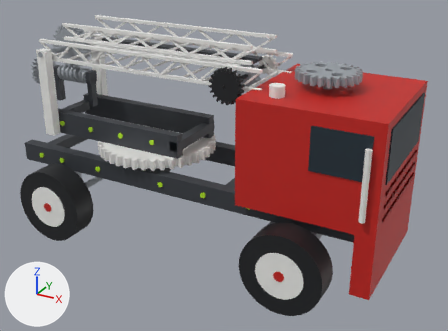
An edit to the glTF model fire-engine.glb, drawn before and after from the same camera.
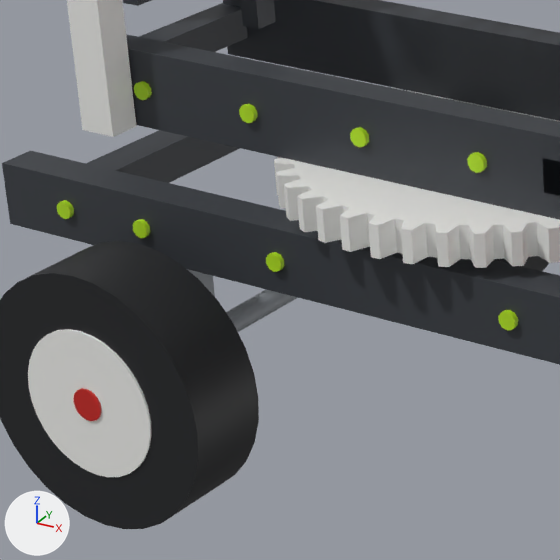
Each version is shown whole from a 50 mm lens placed at (0.1917, -0.3123, 0.2085), pointed at (0.0211, -0.0021, 0.0534), then close up on the part from 5% to 39% of the width and 30% to 75% of the height. Arrows for +X, +Y and +Z are at lower left; the lights stay in place. The older version's two pictures come first. Where no turn or scale is listed for an object, it has been applied to the vertices.
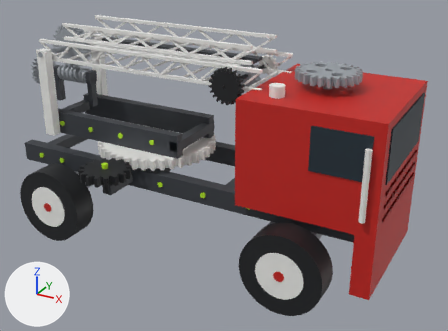
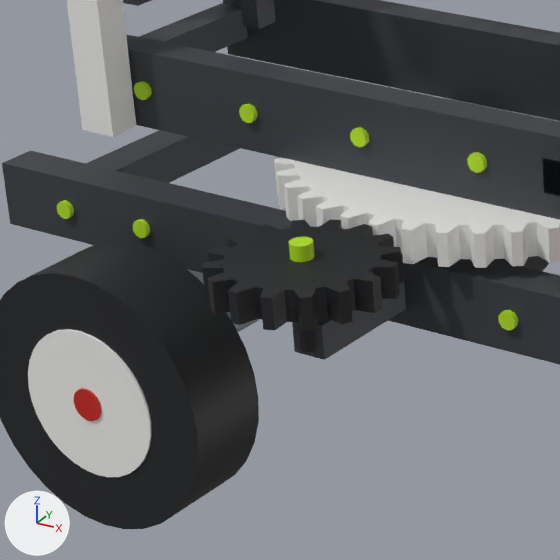
Boxes (x1, y1, x2, y2) around the edits, measured in the close-ups (560 x 560 px):
'Mesh_187', added (black): after (202, 219, 403, 330)
'Mesh_190', added: after (292, 276, 406, 360)
'Mesh_188', added (green): after (289, 237, 315, 262)
'Mesh_189', added: after (299, 326, 316, 352)
'Mesh_17', unchanged, covered by the edit: before (226, 289, 298, 332); after (226, 312, 260, 332)

The change, as a diff of the scene's bpy script:
```diff
--- a/fire-engine.glb.py
+++ b/fire-engine.glb.py
@@ mat_swivel_black @@
+mat_swivel_black = principled_material('Swivel-black')
+mat_swivel_black.base_color = (0.0123, 0.0137, 0.016)  # black #1d1f22
+mat_swivel_black.metallic = 0.05
+mat_swivel_black.roughness = 0.55
@@ mat_swivel_lime @@
+mat_swivel_lime = principled_material('Swivel-lime')
+mat_swivel_lime.base_color = (0.468, 0.791, 0.0137)  # green #b6e61f
+mat_swivel_lime.metallic = 0.05
+mat_swivel_lime.roughness = 0.55
@@ me_mesh_190 @@
+me_mesh_190.from_pydata(...)  # a box spanning x -0.003..0.003, y -0.0126..0.0126, z -0.003..0.003
+me_mesh_190.materials.append(mat_body_dark)  # dark grey #3a3e44
@@ me_mesh_189 @@
+me_mesh_189.from_pydata(...)  # 36 vertices, 64 faces; spans x -0.00142..0.00142, y -0.00142..0.00142, z -0.0066..0.0066
+me_mesh_189.materials.append(mat_swivel_black)  # black #1d1f22
@@ me_mesh_188 @@
+me_mesh_188.from_pydata(...)  # 36 vertices, 64 faces; spans x -0.00189..0.00189, y -0.00189..0.00189, z -0.003..0.003
+me_mesh_188.materials.append(mat_swivel_lime)  # green #b6e61f
@@ me_mesh_187 @@
+me_mesh_187.from_pydata(...)  # 178 vertices, 356 faces; spans x -0.0154..0.0154, y -0.0154..0.0154, z -0.0027..0.0027
+me_mesh_187.materials.append(mat_swivel_black)  # black #1d1f22
@@ ob_mesh_190 @@
+ob_mesh_190 = bpy.data.objects.new('Mesh_190', me_mesh_190)
+ob_mesh_190.location = (-0.03, -0.0414, 0.0468)
@@ ob_mesh_189 @@
+ob_mesh_189 = bpy.data.objects.new('Mesh_189', me_mesh_189)
+ob_mesh_189.location = (-0.03, -0.0538, 0.0516)
@@ ob_mesh_188 @@
+ob_mesh_188 = bpy.data.objects.new('Mesh_188', me_mesh_188)
+ob_mesh_188.location = (-0.03, -0.0538, 0.0606)
@@ ob_mesh_187 @@
+ob_mesh_187 = bpy.data.objects.new('Mesh_187', me_mesh_187)
+ob_mesh_187.location = (-0.03, -0.0538, 0.0582)
```
